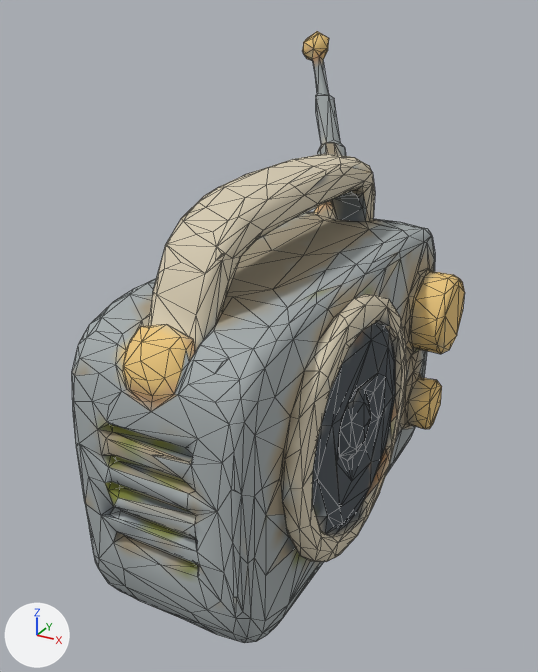
A saved change to the glTF model public/models/f-radio.glb.
Rendered twice from a 50 mm lens placed at (0.616, -1.259, 0.548), pointed at (-0.047, -0.054, -0.055). Arrows for +X, +Y and +Z are at lower left; the lights stay in place. The older version comes first. Mesh edges are drawn as thin lines. Where no turn or scale is listed for an object, it has been applied to the vertices. Vertices at exactly the same position are counted once.

Objects in the first picture: 'tripo_node_7c2ce1d5-04cf-45d6-9403-f73e33627702'.
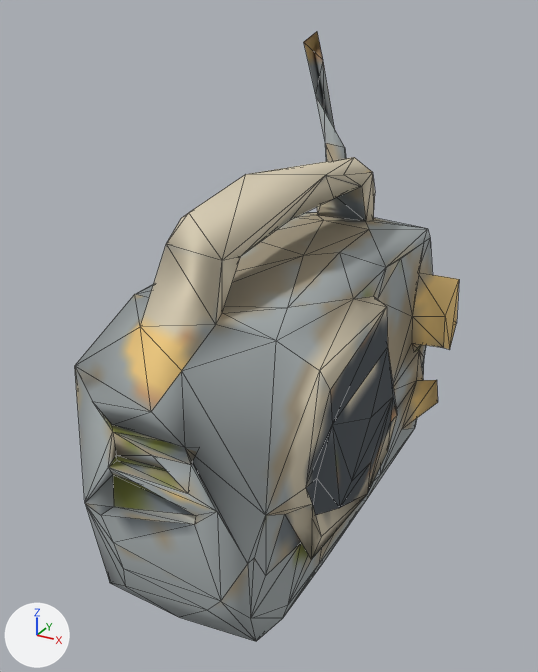
Where the newer file only moved an object's origin or applied its transform, the numbers keep the older frame.

Where the change shows, as pixel boxes (x1, y1, x2, y2) in the pictures (538 x 672 px):
'tripo_node_7c2ce1d5-04cf-45d6-9403-f73e33627702', reshaped
    before: (72, 31, 465, 643)
    after: (75, 31, 459, 641)
part 1 of me_tripo_mesh_7c2ce1d5_04cf_45d6_9403_f73e33627702, deleted
    before: (72, 31, 465, 643)

Diff of the bpy script that builds the scene:
```diff
--- a/public/models/f-radio.glb.py
+++ b/public/models/f-radio.glb.py
@@ me_tripo_mesh_7c2ce1d5_04cf_45d6_9403_f73e33627702 @@
 # used by ob_tripo_node_7c2ce1d5_04cf_45d6_9403_f73e33627702; location = (0.0, 0.0, 0.0)
-me_tripo_mesh_7c2ce1d5_04cf_45d6_9403_f73e33627702.from_pydata(...)  # 1177 vertices, 2361 faces; spans x -0.229..0.229, y -0.48..0.48, z -0.5..0.5
+me_tripo_mesh_7c2ce1d5_04cf_45d6_9403_f73e33627702.from_pydata(...)  # 206 vertices, 415 faces; spans x -0.217..0.228, y -0.479..0.48, z -0.5..0.5
+# me_tripo_mesh_7c2ce1d5_04cf_45d6_9403_f73e33627702 part 1: 971 vertices removed from x -0.229..0.229, y -0.48..0.48, z -0.5..0.497
 me_tripo_mesh_7c2ce1d5_04cf_45d6_9403_f73e33627702.materials.append(mat_tripo_material_7c2ce1d5_04cf_45d6_9403_f73e33627702)
```
